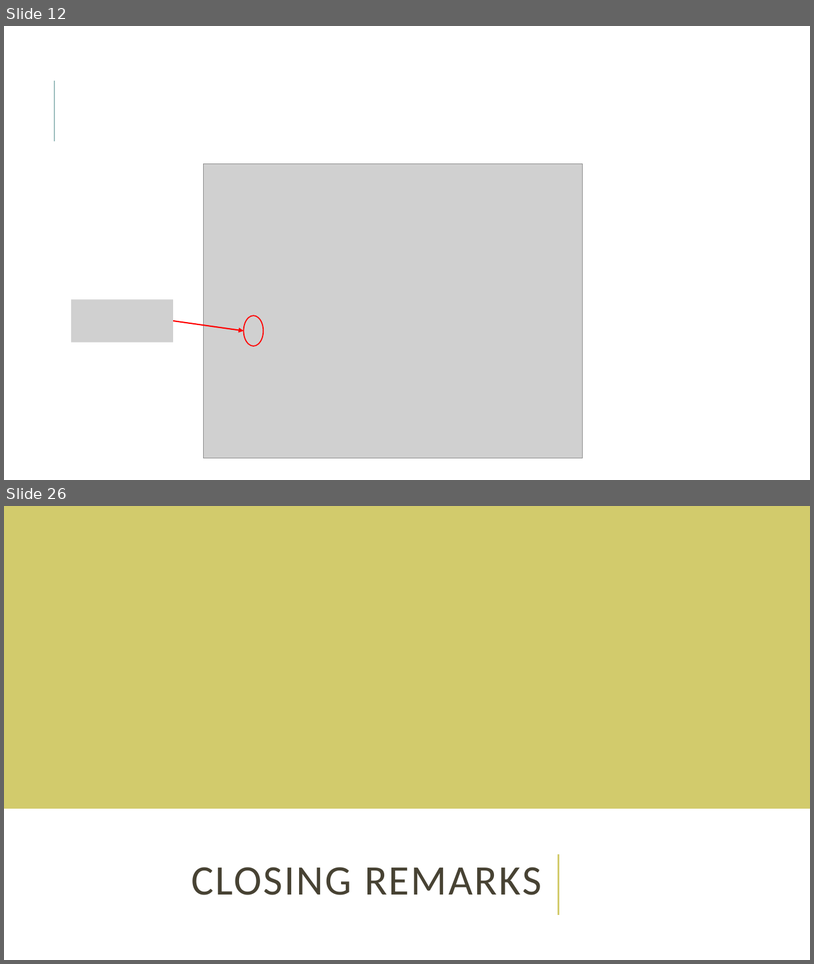
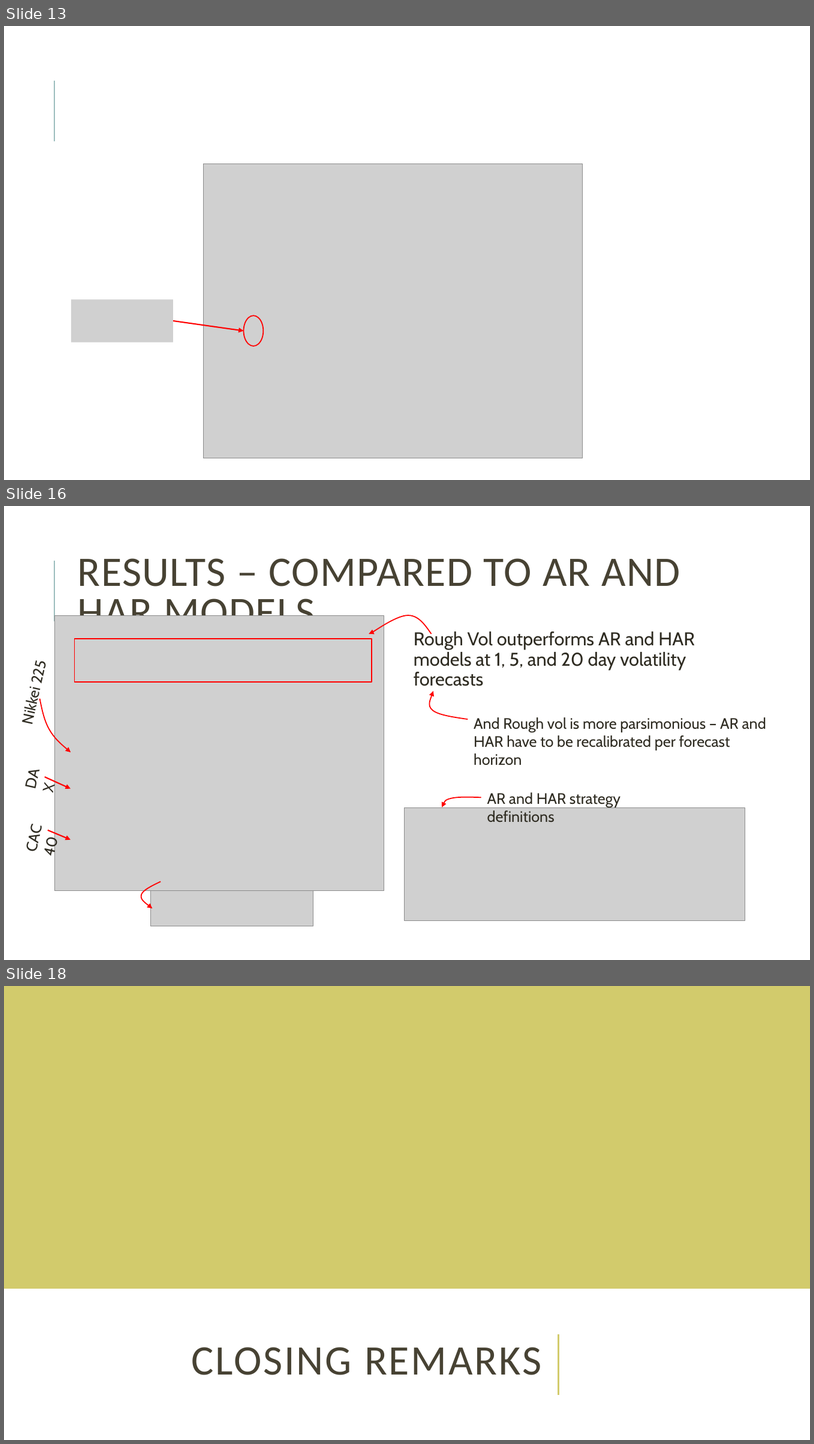
Before and after one commit to ef4s/RoughVol, a slide deck: Volatility Is Rough.pptx. Shown one above the other, each under a label of ours: slides 12 and 26 before the commit, slides 13, 16 and 18 after it; the slides between them are not shown. The pictures are 814x964 and 814x1444 pixels, drawn with LibreOffice and Linux fonts; fonts in the diff are those of the drawing; grey boxes stand for pictures. Boxes give left, top, right and bottom in pixels: in the first picture for what was removed or moved away, otherwise in the second. Text is boxed around its words. In the diff, an @@ line names an element or a change of style, - is before the commit and + after.

```diff
--- a/Volatility Is Rough.pptx
+++ b/Volatility Is Rough.pptx
@@ slide 16 added at (4,506,810,960), background #FFFFFF; not listed: 1 template element that a slide beside it also shows @@
@@ title added at (78,558,680,616), 50 pt, text #474233 @@
+RESULTS – COMPARED TO AR AND HAR MODELS
@@ picture added at (55,615,384,890) @@
@@ freeform shape added at (369,615,431,635), outline #FF0000 1.25 pt @@
@@ text added at (414,630,695,686), 22 pt, text #2E2B21 @@
+  Rough Vol outperforms AR and HAR models at 1, 5, and 20 day volatility forecasts
@@ rectangle added at (75,639,372,682), outline #FF0000 1.25 pt @@
@@ text added at (27,663,48,683), 18 pt, text #2E2B21 @@
+Nikkei 225
@@ freeform shape added at (39,699,71,752), outline #FF0000 1.25 pt @@
@@ freeform shape added at (431,691,468,720), outline #FF0000 1.25 pt @@
@@ text added at (474,717,767,765), 18 pt, text #2E2B21 @@
+And Rough vol is more parsimonious – AR and HAR have to be recalibrated per forecast horizon
@@ text added at (17,751,49,796), 18 pt, text #2E2B21 @@
+DAX
@@ arrow added from (45, 777) to (71, 789), #FF0000 1.5 pt @@
@@ freeform shape added at (442,789,482,816), outline #FF0000 1.25 pt @@
@@ text added at (488,792,621,822), 18 pt, text #2E2B21 @@
+AR and HAR strategy definitions
@@ picture added at (405,808,746,921) @@
@@ text added at (21,828,60,856), 18 pt, text #2E2B21 @@
+CAC 40
@@ arrow added from (48, 829) to (71, 840), #FF0000 1.5 pt @@
@@ freeform shape added at (141,881,161,907), outline #FF0000 1.25 pt @@
@@ picture added at (150,891,313,927) @@
@@ what was slide 12 is now slide 13 @@
@@ what was slide 26 is now slide 18 @@
```
Also in this commit, not shown: 8 slides changed, 4 other slides added, 14 slides removed, 7 other files.
